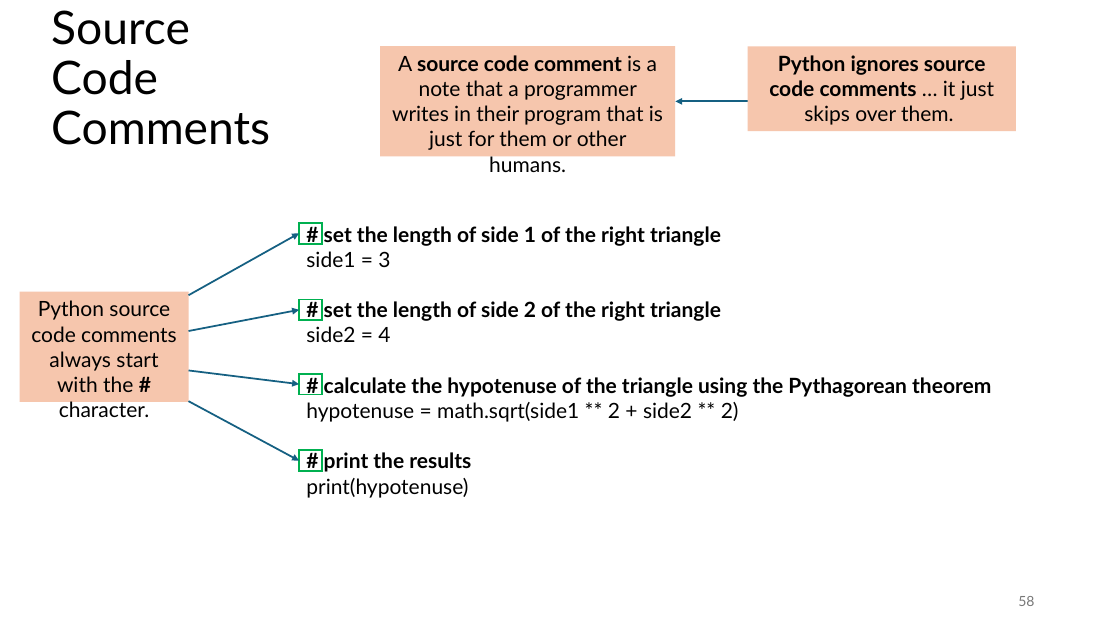
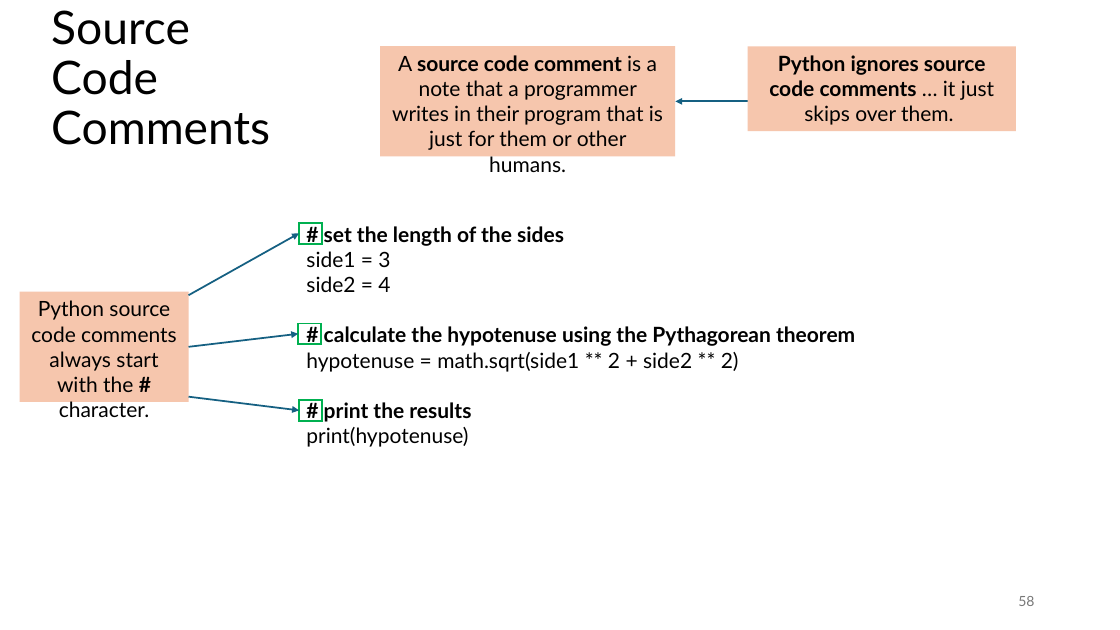
Before and after one commit to tjd1234/cmpt120spring2026, a slide deck: slide 58 of lecture_notes/chapter2/chapter2.pptx. Drawn at 1120x630 pixels with LibreOffice and Linux fonts; fonts in the diff are those of the drawing. Boxes give left, top, right and bottom in pixels: in the first picture for what was removed or moved away, otherwise in the second. Text is boxed around its words. In the diff, an @@ line names an element or a change of style, - is before the commit and + after.

```diff
--- a/lecture_notes/chapter2/chapter2.pptx
+++ b/lecture_notes/chapter2/chapter2.pptx
@@ text at (x1=324, y1=226, x2=564, y2=246): text changed @@
-# set the length of side 1 of the right triangle
+# set the length of the sides
@@ text at (x1=324, y1=301, x2=721, y2=321): paragraph removed @@
-# set the length of side 2 of the right triangle
@@ text at (x1=324, y1=326, x2=855, y2=346): text changed @@
-# calculate the hypotenuse of the triangle using the Pythagorean theorem
+# calculate the hypotenuse using the Pythagorean theorem
@@ arrow moved from (188, 331) - (299, 310) to (188, 347) - (298, 334) @@
@@ 2 rectangles, 1 arrow moved together from (x1=188, y1=299, x2=322, y2=395) to (x1=188, y1=323, x2=322, y2=421) @@
@@ arrow removed from (188, 402) to (299, 460) @@
@@ rectangle removed at (x1=299, y1=450, x2=322, y2=471) @@
```
Also in this commit, not shown: 9 other slides changed, 2 slides added, 1 slide removed, 3 other files.
